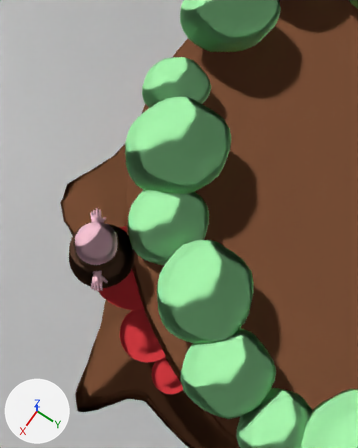
The Blender file production/shots/3_present/present_0300.blend: old version first, new version second.
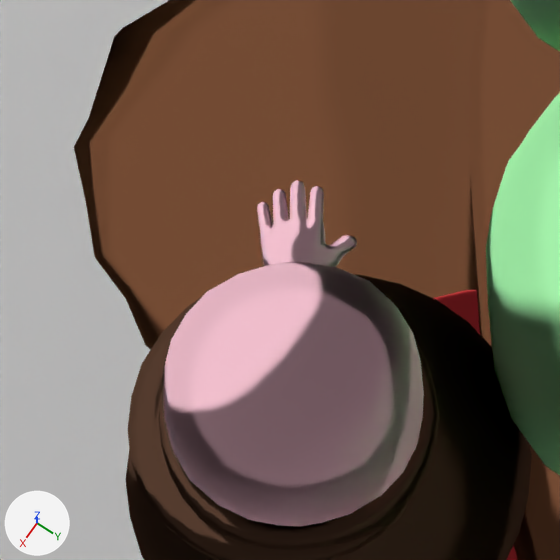
Each version appears first from a 50 mm camera at (5.69, -1.97, 10.86) aimed at (3.31, -3.56, 2.42), and next in a close-up on the part from 13% to 39% of the width and 40% to 60% of the height. Arrows for +X, +Y and +Z are at lower left; the lights stay in place. The close-ups show mesh edges as thin lines.

In view in the first close-up: 'Environment', 'Pebble.001', 'Temp stump foliage'.
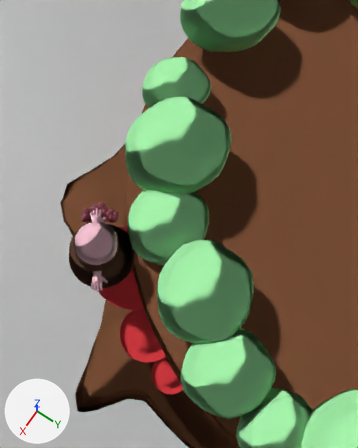
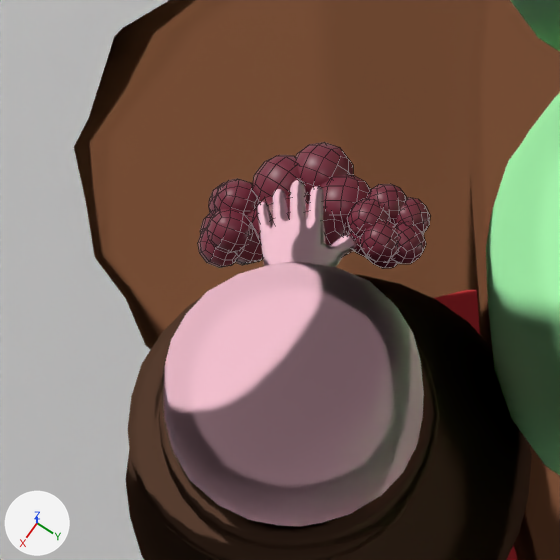
What differs and where, as boxes [x1, y1, x2, y2] in the close-ups (560 x 560 px):
'Raspberry', added
    after: [252, 142, 371, 255]
'Raspberry.001', added
    after: [347, 184, 431, 268]
'Raspberry.002', added
    after: [198, 179, 263, 268]

The change, as a diff of the scene's bpy script:
```diff
--- a/production/shots/3_present/present_0300.blend.py
+++ b/production/shots/3_present/present_0300.blend.py
@@ col_raspberry @@
+col_raspberry = bpy.data.collections.new('Raspberry')
+col_raspberry.objects.link(ob_cube_009)
+col_raspberry.objects.link(ob_cube_001)
+col_raspberry.objects.link(ob_cube_002)
+col_raspberry.objects.link(ob_cube_005)
+col_raspberry.objects.link(ob_cube_003)
+col_raspberry.objects.link(ob_cube_004)
+col_raspberry.objects.link(ob_cube)
+col_raspberry.objects.link(ob_cube_006)
+col_raspberry.objects.link(ob_cube_007)
+col_raspberry.objects.link(ob_cube_008)
@@ ob_cube_008 @@
+ob_cube_008 = bpy.data.objects.new('Cube.008', me_cube_026)  # 56 vertices, 54 faces; spans x -0.601..0.598, y -0.645..0.549, z -0.613..0.521; in mat_raspberry_mat (red #933c4e)
+ob_cube_008.location = (-0.00255, 0.000205, -0.0529)
+ob_cube_008.scale = (1.59, 1.59, 1.59)
@@ ob_cube_007 @@
+ob_cube_007 = bpy.data.objects.new('Cube.007', me_cube_026.copy())
+ob_cube_007.location = (-0.0337, 0.000938, -0.018)
+ob_cube_007.scale = (1.59, 1.59, 1.59)
@@ ob_cube_006 @@
+ob_cube_006 = bpy.data.objects.new('Cube.006', me_cube_026.copy())
+ob_cube_006.location = (-0.00132, 0.0293, -0.0198)
+ob_cube_006.scale = (1.59, 1.59, 1.59)
@@ ob_cube @@
+ob_cube = bpy.data.objects.new('Cube', me_cube_026.copy())
+ob_cube.location = (-0.00243, -0.0446, 0.0262)
+ob_cube.scale = (1.59, 1.59, 1.59)
@@ ob_cube_004 @@
+ob_cube_004 = bpy.data.objects.new('Cube.004', me_cube_026.copy())
+ob_cube_004.location = (-0.0422, -0.0139, 0.0248)
+ob_cube_004.scale = (1.59, 1.59, 1.59)
@@ ob_cube_003 @@
+ob_cube_003 = bpy.data.objects.new('Cube.003', me_cube_026.copy())
+ob_cube_003.location = (-0.0212, 0.038, 0.0239)
+ob_cube_003.scale = (1.59, 1.59, 1.59)
@@ ob_cube_005 @@
+ob_cube_005 = bpy.data.objects.new('Cube.005', me_cube_026.copy())
+ob_cube_005.location = (0.0298, 0.00411, -0.0174)
+ob_cube_005.scale = (1.59, 1.59, 1.59)
@@ ob_cube_002 @@
+ob_cube_002 = bpy.data.objects.new('Cube.002', me_cube_026.copy())
+ob_cube_002.location = (0.0239, 0.0324, 0.0256)
+ob_cube_002.scale = (1.59, 1.59, 1.59)
@@ ob_cube_001 @@
+ob_cube_001 = bpy.data.objects.new('Cube.001', me_cube_026.copy())
+ob_cube_001.location = (0.0383, -0.0143, 0.0235)
+ob_cube_001.scale = (1.59, 1.59, 1.59)
@@ ob_cube_009 @@
+ob_cube_009 = bpy.data.objects.new('Cube.009', me_cube_026.copy())
+ob_cube_009.location = (0.0114, -0.0322, -0.0159)
+ob_cube_009.scale = (1.59, 1.59, 1.59)
@@ ob_raspberry_002 @@
+ob_raspberry_002 = bpy.data.objects.new('Raspberry.002', None)
+ob_raspberry_002.location = (4.091, -5.025, 2.377)
+ob_raspberry_002.rotation_euler = (0.847, 0.922, -0.241)  # degrees (49, 53, -14)
+ob_raspberry_002.scale = (0.583, 0.583, 0.583)
+ob_raspberry_002.instance_type = 'COLLECTION'
+ob_raspberry_002.instance_collection = col_raspberry
@@ ob_raspberry_001 @@
+ob_raspberry_001 = bpy.data.objects.new('Raspberry.001', None)
+ob_raspberry_001.location = (3.902, -4.611, 2.547)
+ob_raspberry_001.rotation_euler = (0.0643, -0.447, -0.757)  # degrees (3.7, -26, -43)
+ob_raspberry_001.scale = (0.524, 0.524, 0.524)
+ob_raspberry_001.instance_type = 'COLLECTION'
+ob_raspberry_001.instance_collection = col_raspberry
@@ ob_raspberry @@
+ob_raspberry = bpy.data.objects.new('Raspberry', None)
+ob_raspberry.location = (3.943, -4.851, 2.438)
+ob_raspberry.rotation_euler = (0.142, 0.0, 0.0)  # degrees (8.1, 0, 0)
+ob_raspberry.scale = (0.79, 0.79, 0.79)
+ob_raspberry.instance_type = 'COLLECTION'
+ob_raspberry.instance_collection = col_raspberry
```
